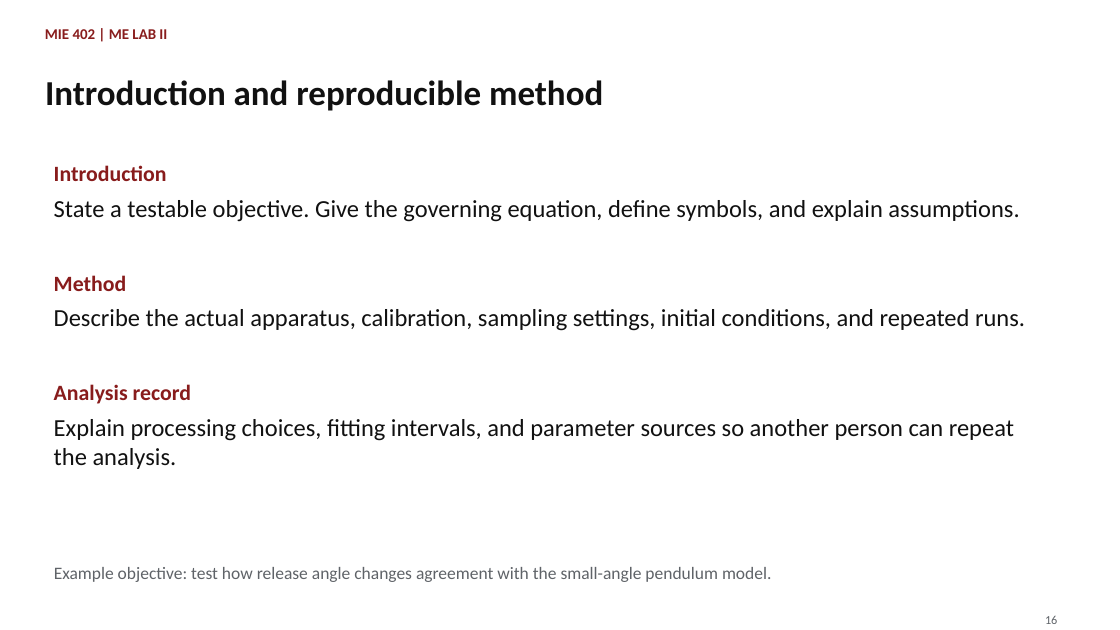
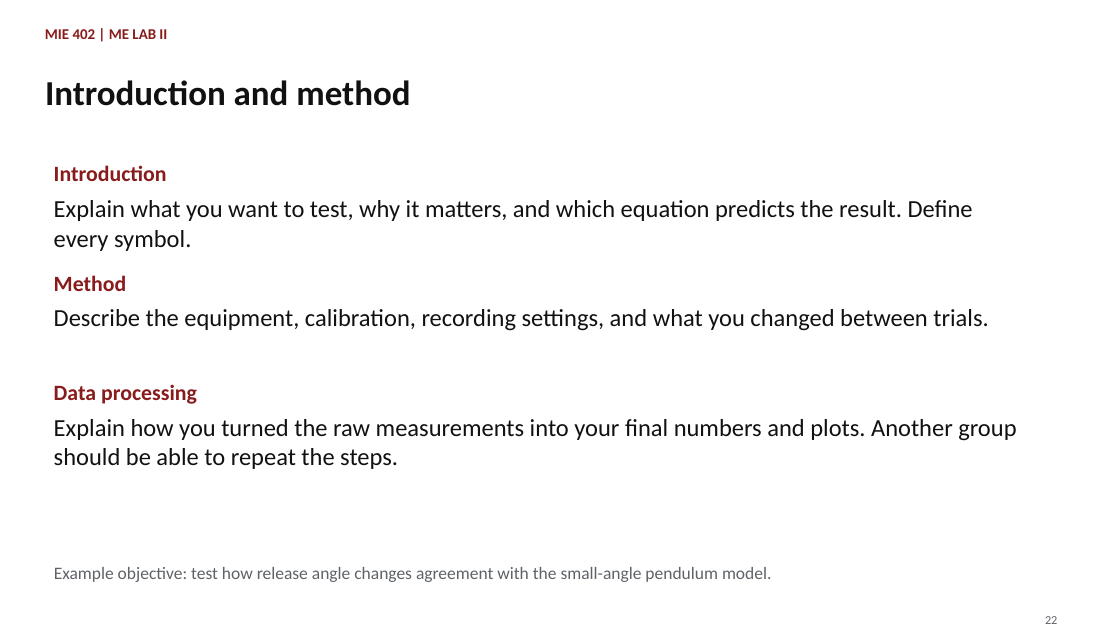
Before and after one commit to Ehsan-Roohi/MIE402-Lab, a slide deck: slide 22 of site/docs/MIE402_Lecture01_Report_Writing_Fall2026_v1.pptx (slide 16 before the commit). Drawn at 1120x630 pixels with LibreOffice and Linux fonts; fonts in the diff are those of the drawing. Boxes give left, top, right and bottom in pixels: in the first picture for what was removed or moved away, otherwise in the second. Text is boxed around its words. In the diff, an @@ line names an element or a change of style, - is before the commit and + after.

Commit message:
Publish final Lecture 01 with equipment photos and clearer explanations

```diff
--- a/site/docs/MIE402_Lecture01_Report_Writing_Fall2026_v1.pptx
+++ b/site/docs/MIE402_Lecture01_Report_Writing_Fall2026_v1.pptx
@@ text at box(45, 80, 410, 106): text changed @@
-Introduction and reproducible method
+Introduction and method
@@ text at box(54, 200, 973, 251): text changed @@
-State a testable objective. Give the governing equation, define symbols, and explain assumptions.
+Explain what you want to test, why it matters, and which equation predicts the result. Define every symbol.
@@ text at box(54, 309, 988, 331): text changed @@
-Describe the actual apparatus, calibration, sampling settings, initial conditions, and repeated runs.
+Describe the equipment, calibration, recording settings, and what you changed between trials.
@@ text at box(54, 384, 197, 404): text changed @@
-Analysis record
+Data processing
@@ text at box(54, 419, 1016, 469): text changed @@
-Explain processing choices, fitting intervals, and parameter sources so another person can repeat the analysis.
+Explain how you turned the raw measurements into your final numbers and plots. Another group should be able to repeat the steps.
@@ text at box(1045, 616, 1057, 624): text changed @@
-16
+22
```
Also in this commit, not shown: 16 other slides changed, 13 slides added, 7 slides removed, 12 other files.
